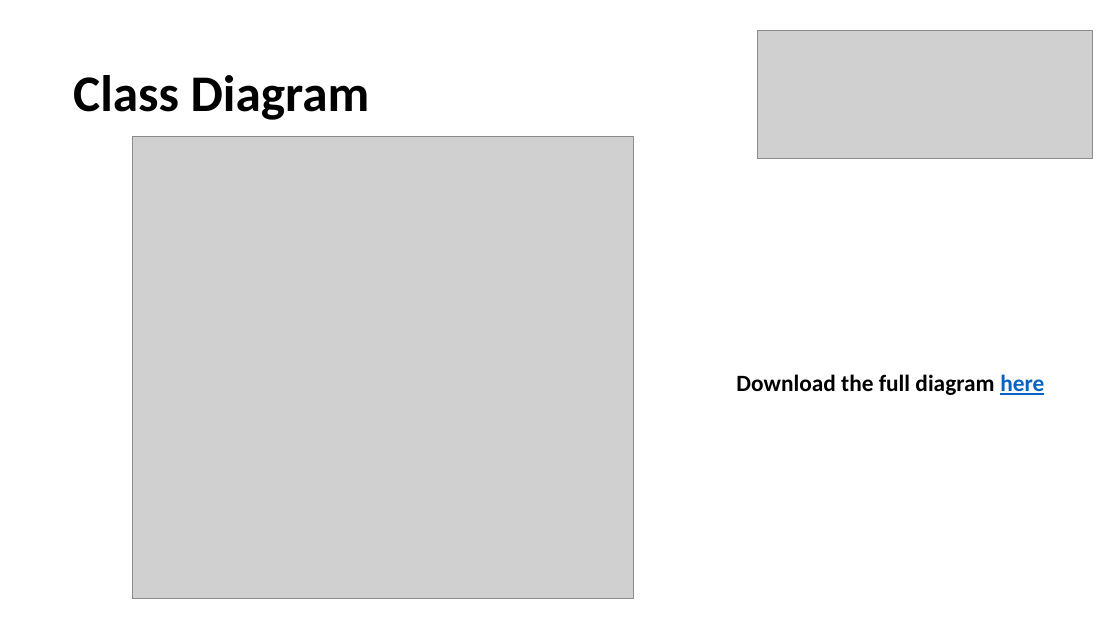
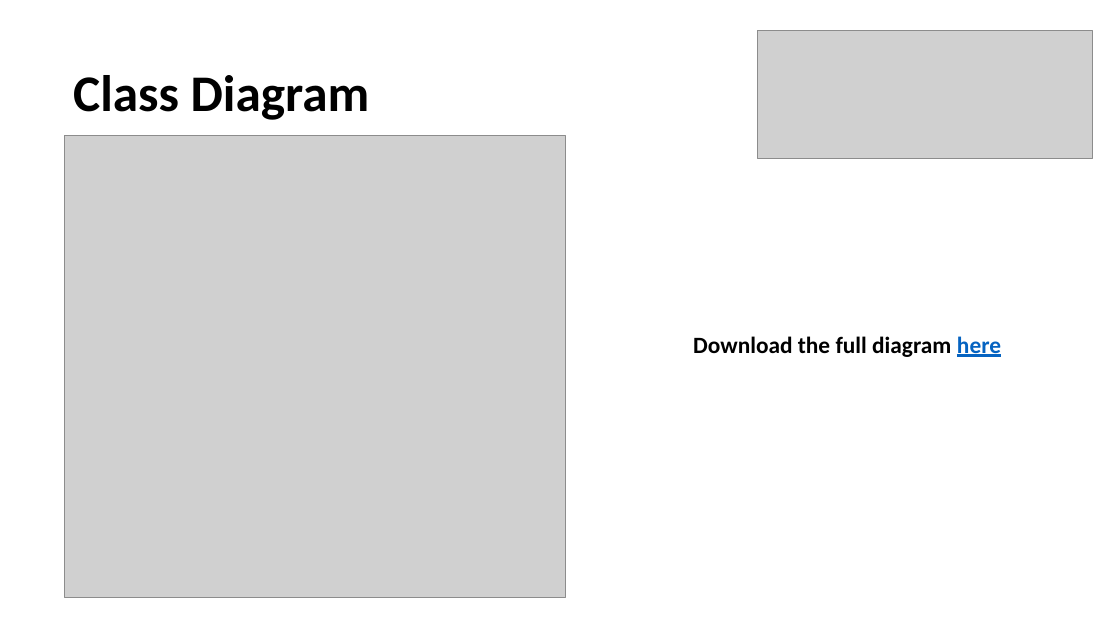
Before and after one commit to gpe0/AED-1, a slide deck: slide 4 of Airline_Information_Management.pptx. Drawn at 1120x630 pixels with LibreOffice and Linux fonts; fonts in the diff are those of the drawing; grey boxes stand for pictures. Boxes give left, top, right and bottom in pixels: in the first picture for what was removed or moved away, otherwise in the second. Text is boxed around its words. In the diff, an @@ line names an element or a change of style, - is before the commit and + after.

```diff
--- a/Airline_Information_Management.pptx
+++ b/Airline_Information_Management.pptx
@@ picture: place and size @@
-picture at box(133, 136, 634, 598)
+picture at box(65, 135, 565, 597)
@@ text "Download the full diagram here": place and size @@
-text "Download the full diagram here" at box(736, 374, 1044, 395)
+text "Download the full diagram here" at box(693, 336, 1001, 357)
```
Also in this commit, not shown: 1 other slide changed, 4 slides added, 5 slides removed.
